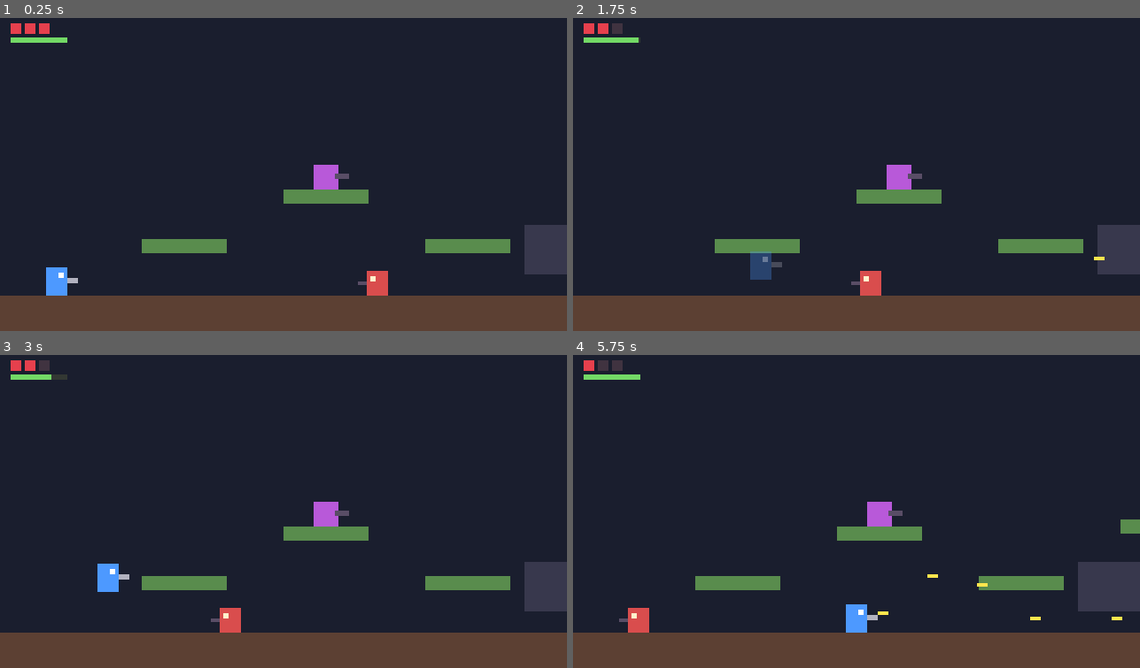
Above: before the commit, frames 1-4 (two rows, left to right).
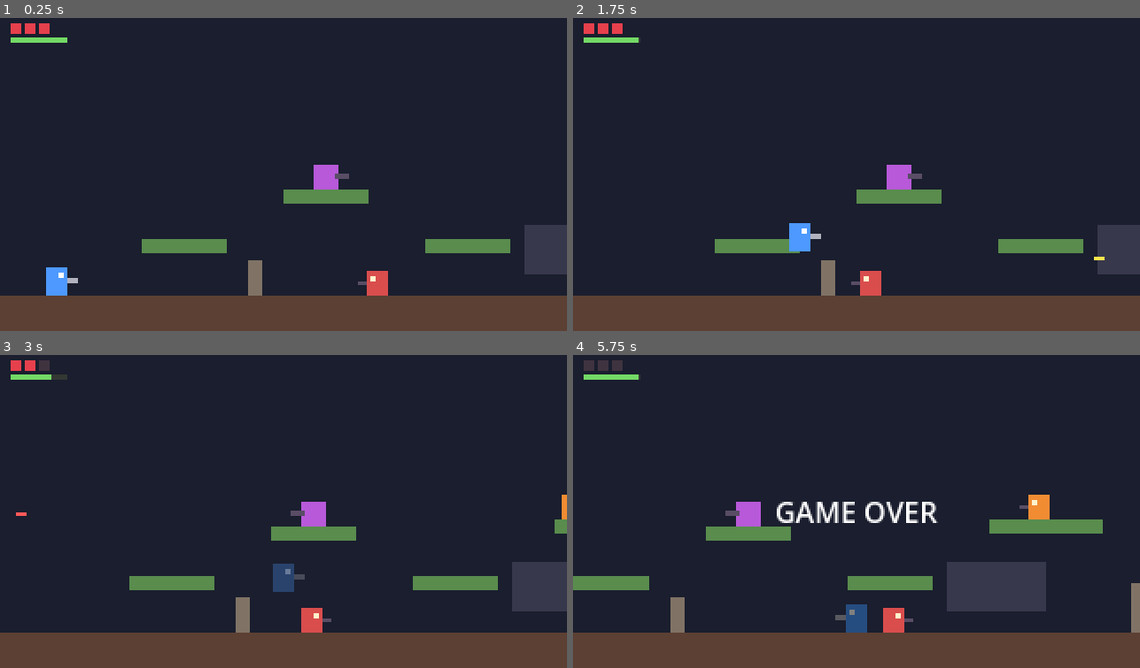
Above: after the commit, the same moments.

Repository: larrycxcx/zonebreaker-public
Game: Godot game, scene res://scenes/main.tscn
Two runs of this game, one before a commit and one after it. Both use one fixed random seed, a clock stepped at 60 frames per second and the inputs below.
Inputs:
- Up to frame 1 (0.25 s): no input
- Up to frame 2 (1.75 s): hold S (crouch) 0.53-1.28 s; hold D (move_right) from 0.53 s (still down); tap Space (jump) at 0.77, 1.07, 1.52 s; tap J (shoot) at 0.8, 1.35 s; tap Alt (sprint) at 1.55 s
- Up to frame 3 (3 s): tap Space (jump) at 1.82, 2.3, 2.85 s; release D (move_right) at 2.03 s; hold A (move_left) 2.03-2.78 s; hold Alt (sprint) 2.03-2.78 s; hold D (move_right) from 2.78 s (still down)
- Up to frame 4 (5.75 s): tap Space (jump) at 3.02, 3.32, 3.77, 4.07, 4.52, 4.82, 5.3 s; tap S (crouch) at 3.05, 4.35 s; hold W (aim_up) 3.53-4.28 s; tap J (shoot) at 3.8 s; release D (move_right) at 4.28 s; hold A (move_left) 4.28-5.03 s; tap Alt (sprint) at 4.55 s; hold D (move_right) from 5.03 s (still down); hold J (shoot) from 5.03 s (still down)

The runs differ from the first frame. In frame 1, 0.3% of the frame differs, in the area x 43-47%, y 77-89%; in frame 2, 1.1%; in frame 3, 3.1%; in frame 4, 12%, in the area x 0-100%, y 1-89%.

Commit message:
Add jumpable walls that block movement, bullets and enemy sight
- Three solid 8px-wide walls in Level/Walls, 20, 28 and 36px tall; the
  tallest stays 10px under the player's ~46px jump and covers Turret1.
  Walls block the player, both sides' bullets, and turn walkers around
- Enemy.find_target() now requires line of sight: a world-layer ray from
  the muzzle to Player.body_center(). Solid geometry hides the player
  (no firing, no going prone); one-way platforms are skipped, matching
  bullets passing through them
- Test base removes the walls by default so mechanic tests stay
  independent of cover placement; the new walls suite keeps them and
  covers height vs measured jump, jumping over each wall, blocking,
  bullets, sight through walls vs one-way platforms, and walker turns.
  Seeing through walls, one-way platforms blocking sight, an over-tall
  wall and a one-way wall each fail it

Co-Authored-By: Claude Opus 5 <noreply@anthropic.com>

Diff:
--- a/scenes/main.tscn
+++ b/scenes/main.tscn
@@ -64,6 +64,23 @@
 size = Vector2(56, 28)
 color = Color(0.22, 0.22, 0.3, 1)
 
+[node name="Walls" type="Node2D" parent="Level"]
+
+[node name="Wall1" parent="Level/Walls" instance=ExtResource("1")]
+position = Vector2(140, 140)
+size = Vector2(8, 20)
+color = Color(0.5, 0.45, 0.4, 1)
+
+[node name="Wall2" parent="Level/Walls" instance=ExtResource("1")]
+position = Vector2(400, 132)
+size = Vector2(8, 28)
+color = Color(0.5, 0.45, 0.4, 1)
+
+[node name="Wall3" parent="Level/Walls" instance=ExtResource("1")]
+position = Vector2(540, 124)
+size = Vector2(8, 36)
+color = Color(0.5, 0.45, 0.4, 1)
+
 [node name="Enemies" type="Node2D" parent="."]
 
 [node name="WalkerA" parent="Enemies" instance=ExtResource("4")]
--- a/scripts/enemy.gd
+++ b/scripts/enemy.gd
@@ -34,6 +34,8 @@
 
 ## 趴下后的碰撞体高度，和玩家一样。站着开的枪会从头顶飞过去。
 const PRONE_HEIGHT := 4.0
+## 物理层 1（world）：地面、平台、墙。
+const WORLD_LAYER := 1
 
 var health := 0
 var is_prone := false
@@ -76,15 +78,36 @@
 	queue_free()
 
 
-## 射程和高度容差内的玩家，够不着就返回 null。
+## 射程和高度容差内、并且看得见的玩家，否则返回 null。
 func find_target() -> Node2D:
-	var player := get_tree().get_first_node_in_group("player") as Node2D
+	var player := get_tree().get_first_node_in_group("player") as Player
 	if player == null:
 		return null
 	var offset := player.global_position - global_position
 	if absf(offset.x) > detect_range or absf(offset.y) > vertical_tolerance:
 		return null
+	if not has_line_of_sight(player.body_center()):
+		return null
 	return player
+
+
+## 从枪口到 `point` 之间有没有实心障碍（墙、地面、矮通道）挡着。
+## 单向平台不挡视线——子弹能穿过去，视线也一样，规则保持一致。
+func has_line_of_sight(point: Vector2) -> bool:
+	var space := get_world_2d().direct_space_state
+	var query := PhysicsRayQueryParameters2D.create(_muzzle.global_position, point, WORLD_LAYER)
+	var ignored: Array[RID] = []
+	# 一条射线最多穿过几块单向平台，给个上限防止意外死循环。
+	for i in 8:
+		query.exclude = ignored
+		var hit := space.intersect_ray(query)
+		if hit.is_empty():
+			return true
+		var platform := hit["collider"] as Platform
+		if platform == null or not platform.one_way:
+			return false
+		ignored.append(hit["rid"])
+	return false
 
 
 ## 冷却好了就朝 `facing` 方向开一轮火（单发或连发）。`target` 传 null 表示这一帧不该开始新的一轮。
--- a/scripts/player.gd
+++ b/scripts/player.gd
@@ -227,6 +227,11 @@
 	_visual.position.y = lowered
 
 
+## 碰撞体中心的世界坐标。趴下时比 global_position 低 6px，敌人的视线要瞄这里。
+func body_center() -> Vector2:
+	return _shape.global_position
+
+
 ## 头顶上方是否有东西挡着，挡着就站不起来。
 func _head_blocked() -> bool:
 	_head_check.force_shapecast_update()
--- a/tests/game_test.gd
+++ b/tests/game_test.gd
@@ -38,7 +38,9 @@
 ## 重新加载一份主场景。
 ## 默认清掉所有敌人：巡逻兵走遍了整块地面，测纯操作时如果不清场，
 ## 玩家一传送过去就会吃接触伤害被击飞，后面一连串断言都会莫名其妙地失败。
-func reset_scene(keep_enemies := false) -> void:
+## 默认也移除 Level/Walls 下的竖墙：墙会挡路、挡子弹、挡视线，而大部分用例测的是和墙无关的机制，
+## 不该因为关卡里掩体摆放的调整而失败。测墙本身的用例传 keep_walls = true。
+func reset_scene(keep_enemies := false, keep_walls := false) -> void:
 	release_all_input()
 	free_scene()
 	main = load("res://scenes/main.tscn").instantiate()
@@ -47,6 +49,9 @@
 	if not keep_enemies:
 		for enemy in main.get_node("Enemies").get_children():
 			enemy.free()
+	if not keep_walls:
+		for wall in main.get_node("Level/Walls").get_children():
+			wall.free()
 	await frames(2)
 
 
--- a/tests/run_tests.gd
+++ b/tests/run_tests.gd
@@ -4,7 +4,7 @@
 ##   & $godot --headless --path . --script res://tests/run_tests.gd
 ##   & $godot --headless --path . --script res://tests/run_tests.gd -- crouch
 ##
-## 加 `-- <名字>`（player / enemies / enemy_types / crouch / sprint）只跑指定的一组，不加就全跑。全部通过退出码为 0，有失败为 1。
+## 加 `-- <名字>`（player / enemies / enemy_types / crouch / sprint / walls）只跑指定的一组，不加就全跑。全部通过退出码为 0，有失败为 1。
 
 const SUITES := {
 	"player": "res://tests/test_player.gd",
@@ -12,6 +12,7 @@
 	"enemy_types": "res://tests/test_enemy_types.gd",
 	"crouch": "res://tests/test_crouch.gd",
 	"sprint": "res://tests/test_sprint.gd",
+	"walls": "res://tests/test_walls.gd",
 }
 
 
--- /dev/null
+++ b/tests/test_walls.gd
@@ -0,0 +1,204 @@
+extends GameTest
+## 竖墙：高度不超过跳跃高度（能翻过去）、挡路、挡子弹、挡敌人视线，巡逻兵碰到会掉头。
+## 这组用例要保留墙，所以都用 reset_scene(…, true)。
+
+const GROUND_Y := 160.0
+
+
+func walls() -> Array[Platform]:
+	var found: Array[Platform] = []
+	for wall in main.get_node("Level/Walls").get_children():
+		found.append(wall as Platform)
+	return found
+
+
+func wall(wall_name: String) -> Platform:
+	return main.get_node("Level/Walls/" + wall_name) as Platform
+
+
+## 实测玩家在平地上一次完整跳跃能把脚抬多高。
+func measure_jump_height() -> float:
+	await reset_scene()
+	await frames(20)
+	var ground := player.global_position.y
+	var top := ground
+	Input.action_press("jump")
+	for i in 60:
+		await tree.physics_frame
+		top = minf(top, player.global_position.y)
+	Input.action_release("jump")
+	return ground - top
+
+
+func test_level_has_vertical_walls() -> void:
+	await reset_scene(false, true)
+	var all := walls()
+	check("the level has 3 walls", all.size() == 3, str(all.size()))
+	for w in all:
+		check("%s is solid, not a one-way platform" % w.name, not w.one_way)
+		check("%s is taller than it is wide" % w.name, w.size.y > w.size.x, str(w.size))
+		check("%s stands on the ground" % w.name, is_equal_approx(w.position.y + w.size.y, GROUND_Y), "bottom at %.1f" % (w.position.y + w.size.y))
+
+
+func test_walls_are_lower_than_the_jump() -> void:
+	var jump_height := await measure_jump_height()
+	await reset_scene(false, true)
+	for w in walls():
+		# 至少留 6px 余量，正常起跳就能翻过去，不需要卡极限。
+		check("%s (%dpx) is at least 6px lower than the %.0fpx jump" % [w.name, int(w.size.y), jump_height], w.size.y <= jump_height - 6.0)
+
+
+func test_player_can_jump_over_every_wall() -> void:
+	for wall_name in ["Wall1", "Wall2", "Wall3"]:
+		await reset_scene(false, true)
+		var w := wall(wall_name)
+		# 从墙左边 40px 处往右跑，离墙 22px 时起跳并按住跳跃键。
+		# Wall1 左边上方有 Platform1，改从右边往左翻，免得跳到平台上去。
+		var from_left: bool = wall_name != "Wall1"
+		var direction := 1 if from_left else -1
+		var face_x := w.position.x if from_left else w.position.x + w.size.x
+		player.global_position = Vector2(face_x - 40.0 * direction, 152)
+		player.velocity = Vector2.ZERO
+		await frames(5)
+		Input.action_press("move_right" if from_left else "move_left")
+		var jumped := false
+		for i in 120:
+			await tree.physics_frame
+			if not jumped and absf(player.global_position.x - face_x) < 22.0:
+				Input.action_press("jump")
+				jumped = true
+		release_all_input()
+		var crossed: bool = player.global_position.x > w.position.x + w.size.x if from_left else player.global_position.x < w.position.x
+		check("player jumps over %s (%dpx)" % [wall_name, int(w.size.y)], crossed, "ended at x=%.1f" % player.global_position.x)
+
+
+func test_walls_block_walking() -> void:
+	await reset_scene(false, true)
+	var w := wall("Wall2")
+	player.global_position = Vector2(w.position.x - 30.0, 152)
+	player.velocity = Vector2.ZERO
+	Input.action_press("move_right")
+	await frames(90)
+	check("walking into a wall stops the player", player.global_position.x < w.position.x, "x=%.1f" % player.global_position.x)
+	Input.action_press("sprint")
+	await frames(60)
+	check("sprinting into it does not get through either", player.global_position.x < w.position.x, "x=%.1f" % player.global_position.x)
+
+
+func test_walls_stop_player_bullets() -> void:
+	await reset_scene(false, true)
+	var w := wall("Wall2")
+	player.global_position = Vector2(w.position.x - 40.0, 152)
+	player.velocity = Vector2.ZERO
+	player.facing = 1
+	player._visual.scale.x = 1
+	await frames(3)
+	player._fire_timer = 0.0
+	player._shoot(Vector2.RIGHT)
+	var passed := false
+	for i in 30:
+		await tree.physics_frame
+		for b in bullets(4):
+			passed = passed or b.global_position.x > w.position.x + w.size.x
+	check("player bullets never get past the wall", not passed)
+	check("the bullet is destroyed at the wall", bullets(4).is_empty(), str(bullets(4).size()))
+
+
+func test_walls_stop_enemy_bullets() -> void:
+	await reset_scene(false, true)
+	var w := wall("Wall2")
+	# 直接在墙右边生成一颗往左飞的敌人子弹，玩家站在墙左边。
+	player.global_position = Vector2(w.position.x - 30.0, 152)
+	var bullet: Bullet = load("res://scenes/enemy_bullet.tscn").instantiate()
+	bullet.direction = Vector2.LEFT
+	main.add_child(bullet)
+	bullet.global_position = Vector2(w.position.x + w.size.x + 20.0, 153)
+	await frames(40)
+	check("enemy bullets are destroyed by the wall", not is_instance_valid(bullet))
+	check("the player behind the wall is not hit", player.health == player.max_health, str(player.health))
+
+
+func test_turret_cannot_see_through_a_wall() -> void:
+	await reset_scene(true, true)
+	keep_only_enemies(["Turret1"])
+	var turret: EnemyTurret = main.get_node("Enemies/Turret1")
+	var w := wall("Wall3") # 36px 高，挡在炮台（x=580）前面
+	var shots := [0]
+	turret.shot_fired.connect(func(): shots[0] += 1)
+	# 玩家站在墙左边，炮台射程内（200px）。
+	player.global_position = Vector2(w.position.x - 40.0, 152)
+	player.velocity = Vector2.ZERO
+	for i in 120:
+		player._invincible_timer = 1000.0
+		await tree.physics_frame
+	check("turret holds fire at a player hidden behind the wall", shots[0] == 0, str(shots[0]))
+	check("find_target reports nothing", turret.find_target() == null)
+
+	Input.action_press("crouch")
+	await frames(60)
+	check("turret does not go prone for a player it cannot see", not turret.is_prone)
+	Input.action_release("crouch")
+
+	# 对照组：拆掉墙，同一位置马上就会被打。
+	w.free()
+	await frames(2)
+	for i in 30:
+		player._invincible_timer = 1000.0
+		await tree.physics_frame
+	check("without the wall the turret fires at the same spot", shots[0] > 0, str(shots[0]))
+
+
+func test_walker_cannot_see_through_a_wall() -> void:
+	await reset_scene(true, true)
+	keep_only_enemies(["WalkerC"])
+	var walker: EnemyWalker = main.get_node("Enemies/WalkerC")
+	var w := wall("Wall2")
+	# C 的射程 200px。它站在墙右边朝左，玩家在墙左边。
+	walker.global_position = Vector2(w.position.x + w.size.x + 40.0, 153)
+	walker.move_speed = 0.0
+	walker.facing = -1
+	walker._apply_facing()
+	player.global_position = Vector2(w.position.x - 40.0, 152)
+	player.velocity = Vector2.ZERO
+	var shots := [0]
+	walker.shot_fired.connect(func(): shots[0] += 1)
+	Input.action_press("crouch")
+	for i in 120:
+		player._invincible_timer = 1000.0
+		await tree.physics_frame
+	check("walker holds fire at a player behind the wall", shots[0] == 0, str(shots[0]))
+	check("walker does not go prone for a player it cannot see", not walker.is_prone)
+
+
+func test_line_of_sight_passes_one_way_platforms() -> void:
+	await reset_scene(true, false)
+	keep_only_enemies(["Turret1"])
+	var turret: EnemyTurret = main.get_node("Enemies/Turret1")
+	# 只测射线本身：停掉炮台的物理，免得挪到矮通道下面时和顶板重叠被推开。
+	turret.set_physics_process(false)
+	# 从炮台枪口看 Platform1（单向，x 80..128，y 128..136）正上方的一个点：视线要穿过平台。
+	turret.global_position = Vector2(104, 153)
+	await frames(3)
+	check("one-way platforms do not block line of sight", turret.has_line_of_sight(Vector2(104, 110)))
+	# 同样的方式看 CrawlBlock（实心，x 296..352，y 120..148）上方：会被挡住。
+	turret.global_position = Vector2(324, 153)
+	await frames(3)
+	check("solid blocks do block line of sight", not turret.has_line_of_sight(Vector2(324, 110)))
+
+
+func test_walker_turns_around_at_a_wall() -> void:
+	await reset_scene(true, true)
+	keep_only_enemies(["WalkerA"])
+	var walker: EnemyWalker = main.get_node("Enemies/WalkerA")
+	var w := wall("Wall1")
+	walker.global_position = Vector2(w.position.x + w.size.x + 30.0, 153)
+	walker.facing = -1
+	walker._apply_facing()
+	var crossed := false
+	var turned := false
+	for i in 200:
+		await tree.physics_frame
+		crossed = crossed or walker.global_position.x < w.position.x
+		turned = turned or walker.facing == 1
+	check("walker turns around at the wall", turned)
+	check("walker never walks through the wall", not crossed, "x=%.1f" % walker.global_position.x)
Not shown, added: tests/test_walls.gd.uid
